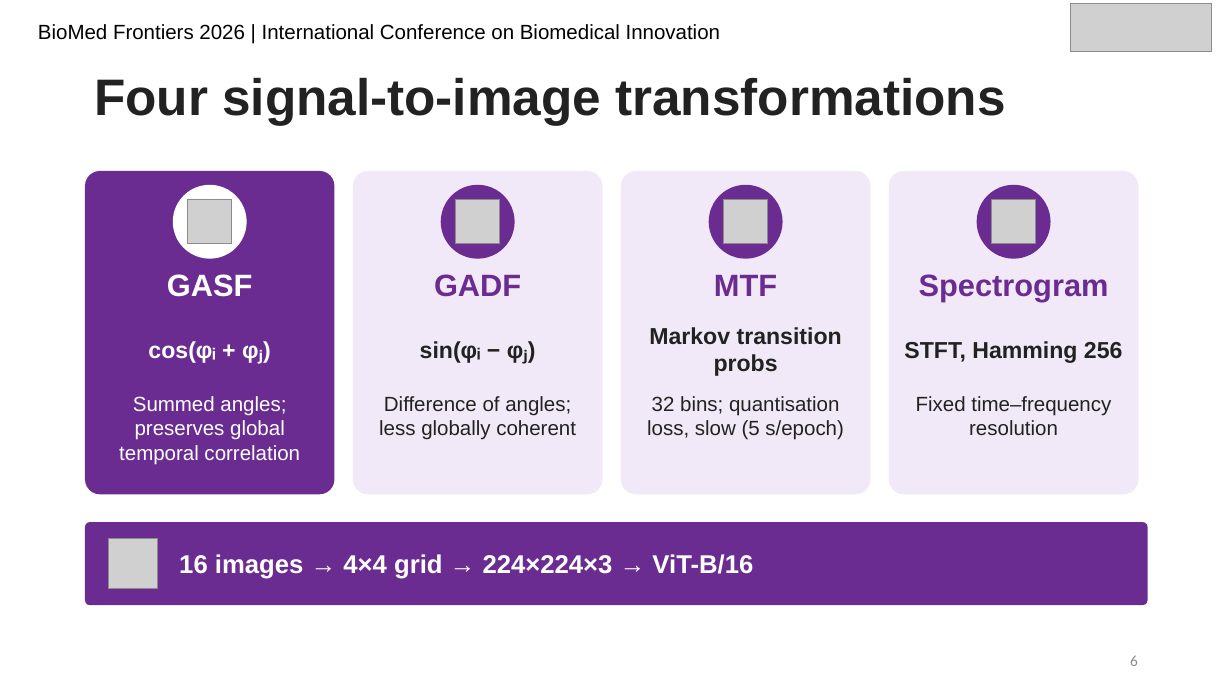
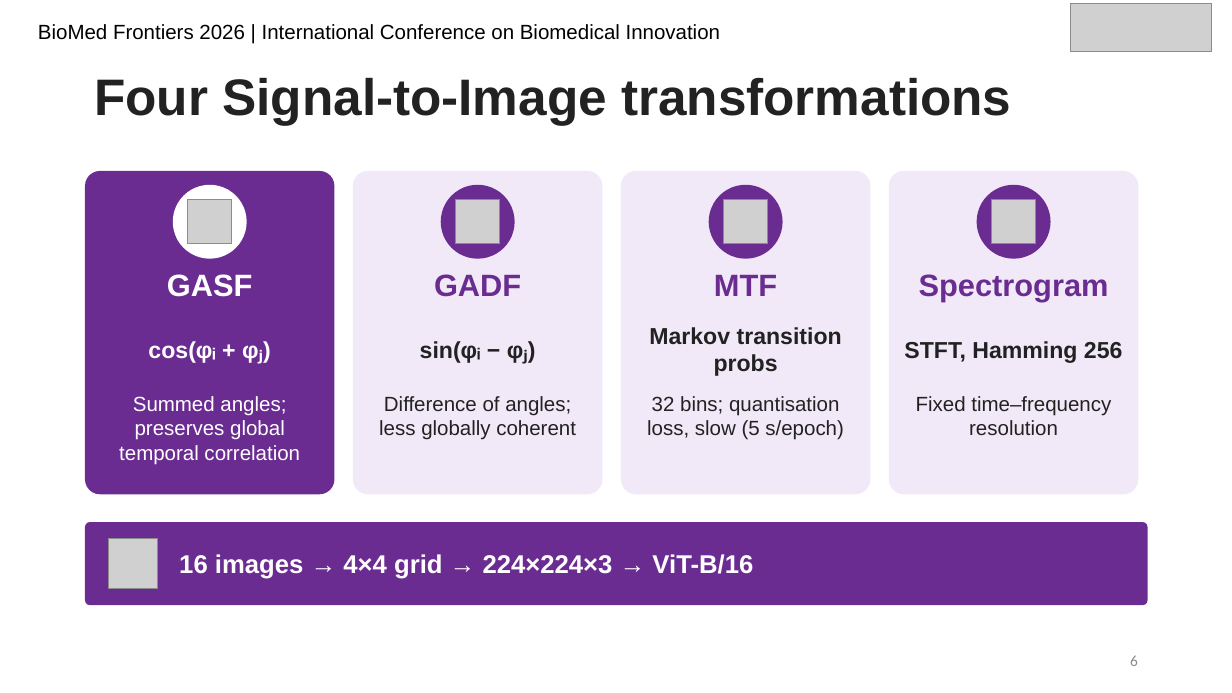
Before and after one commit to JanithRamanayake523/EEG2Img-ViT-Sleep-Staging, a slide deck: slide 6 of presentation/Systematic Evaluation of Signal-to-Image Transformation Pipelines for Vision Transformer-based Sleep Stage Classification - Presentation.pptx. Drawn at 1232x693 pixels with LibreOffice and Linux fonts; fonts in the diff are those of the drawing; grey boxes stand for pictures. Boxes give left, top, right and bottom in pixels: in the first picture for what was removed or moved away, otherwise in the second. Text is boxed around its words. In the diff, an @@ line names an element or a change of style, - is before the commit and + after.

```diff
--- a/presentation/Systematic Evaluation of Signal-to-Image Transformation Pipelines for Vision Transformer-based Sleep Stage Classification - Presentation.pptx
+++ b/presentation/Systematic Evaluation of Signal-to-Image Transformation Pipelines for Vision Transformer-based Sleep Stage Classification - Presentation.pptx
@@ title at (94, 77, 1011, 125): text changed @@
-Four signal-to-image transformations
+Four Signal-to-Image transformations
```
Also in this commit, not shown: 7 other slides changed.
